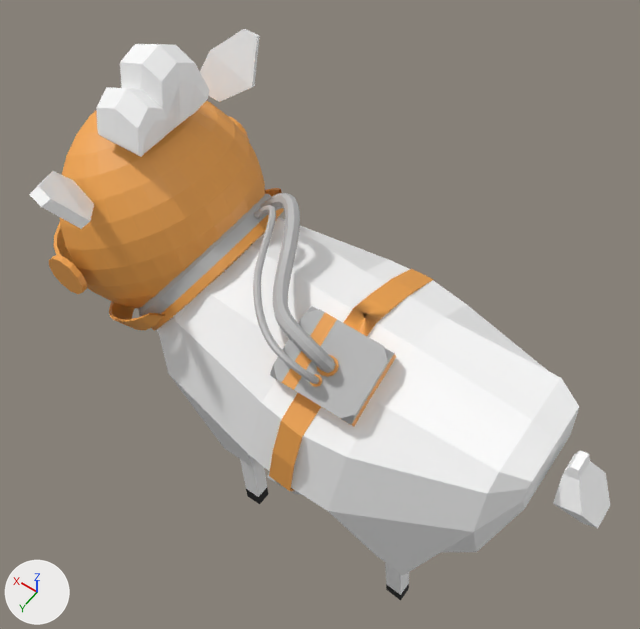
What one commit did to the FBX model Content/Assets/Models/Sheep/Blocking/Sheep_05_v01.fbx.
One viewpoint serves both versions: a 50 mm lens placed at (-8.59, 6.23, 10.05), pointed at (-3.87, -0.37, -0.33). Every picture has the same lights, and +X, +Y and +Z are marked at lower left. Where no turn or scale is listed for an object, it has been applied to the vertices.
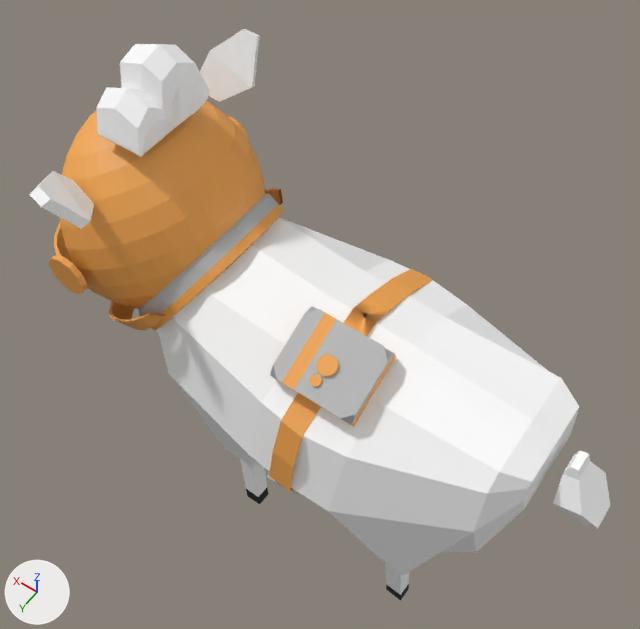
Edits to the scene script, one JSON object a line:
```json
{"op": "remove", "block": "ob_beziercurve", "code": ["ob_beziercurve = bpy.data.objects.new('BezierCurve', me_beziercurve_001)", "ob_beziercurve.location = (0.0, 0.06, 0.1)"]}
{"op": "remove", "block": "ob_beziercurve_001", "code": ["ob_beziercurve_001 = bpy.data.objects.new('BezierCurve.001', me_beziercurve_004)", "ob_beziercurve_001.location = (0.0, 0.32, 0.1)"]}
```

What differs and where, as boxes [x1, y1, x2, y2] in the pictures (640 x 629 px):
```json
{"object": "BezierCurve", "change": "deleted", "before": [260, 193, 336, 373]}
{"object": "BezierCurve.001", "change": "deleted", "before": [253, 205, 319, 384]}
```
